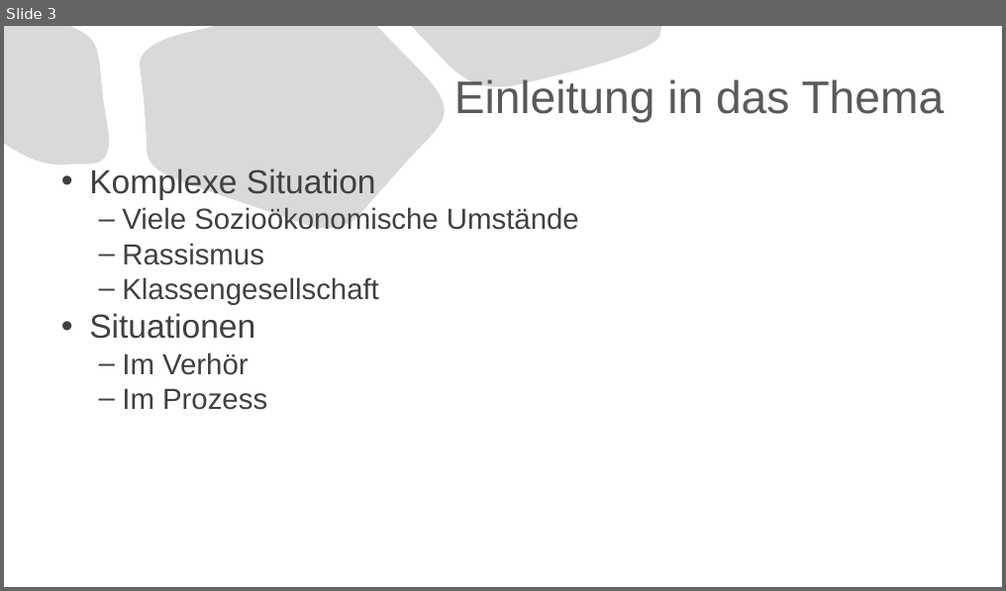
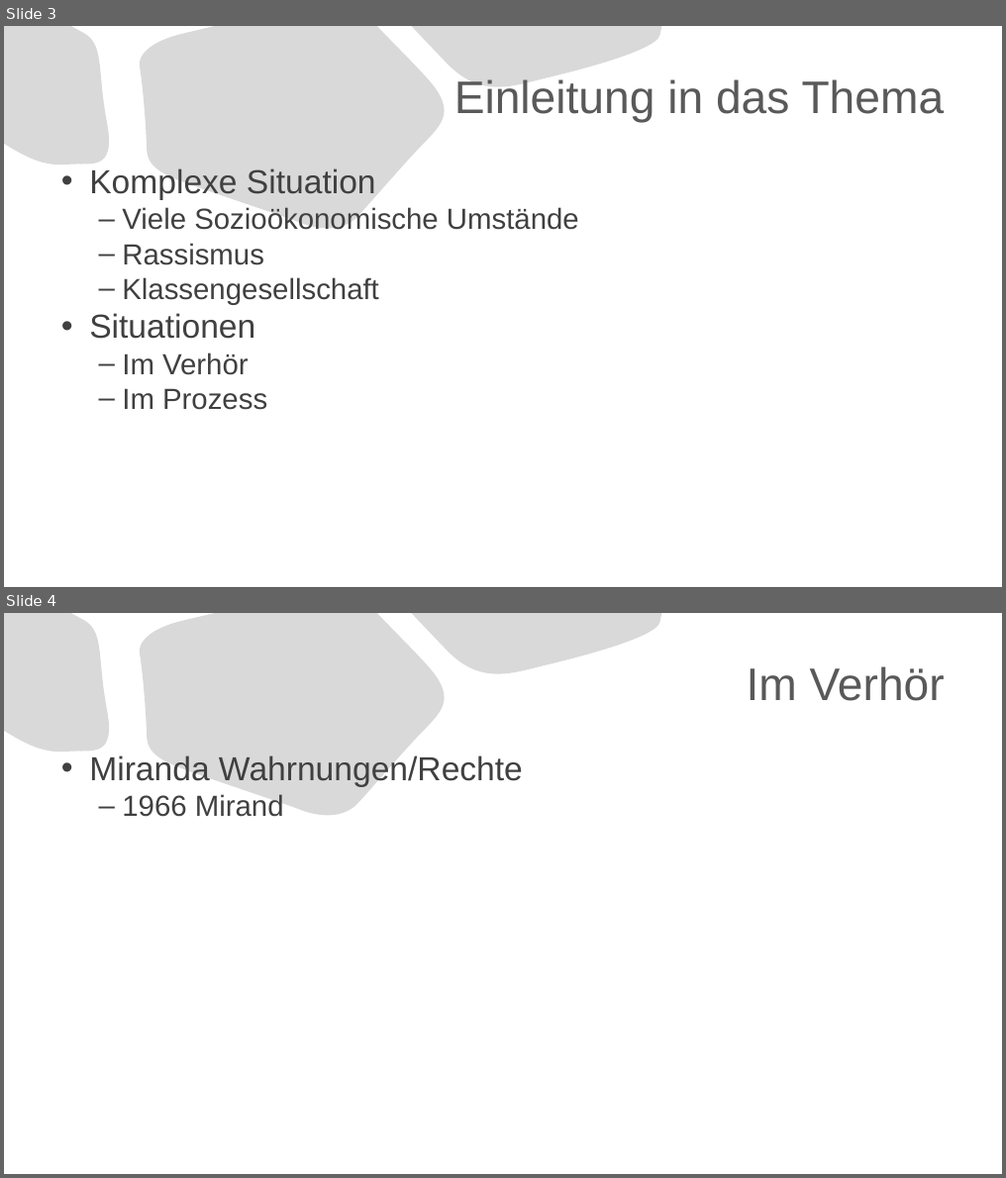
Before and after one commit to MAA28/Abi, a slide deck: Seminarfach/Präsentation.pptx. Shown one above the other, each under a label of ours: slide 3 before the commit, slides 3 and 4 after it. The pictures are 1006x591 and 1006x1178 pixels, drawn with LibreOffice and Linux fonts; fonts in the diff are those of the drawing. Boxes give left, top, right and bottom in pixels: in the first picture for what was removed or moved away, otherwise in the second. Text is boxed around its words. In the diff, an @@ line names an element or a change of style, - is before the commit and + after.

```diff
--- a/Seminarfach/Präsentation.pptx
+++ b/Seminarfach/Präsentation.pptx
@@ slide 4 added at [4, 613, 1002, 1174], background #FFFFFF; not listed: 3 template elements that a slide beside it also shows @@
@@ title added at [746, 666, 944, 701], 44 pt, text #595959 @@
+Im Verhör
@@ text added at [89, 756, 523, 817], 32 pt, text #404040 @@
+• Miranda Wahrnungen/Rechte
+  – 1966 Mirand
```
Also in this commit, not shown: 2 other files.
